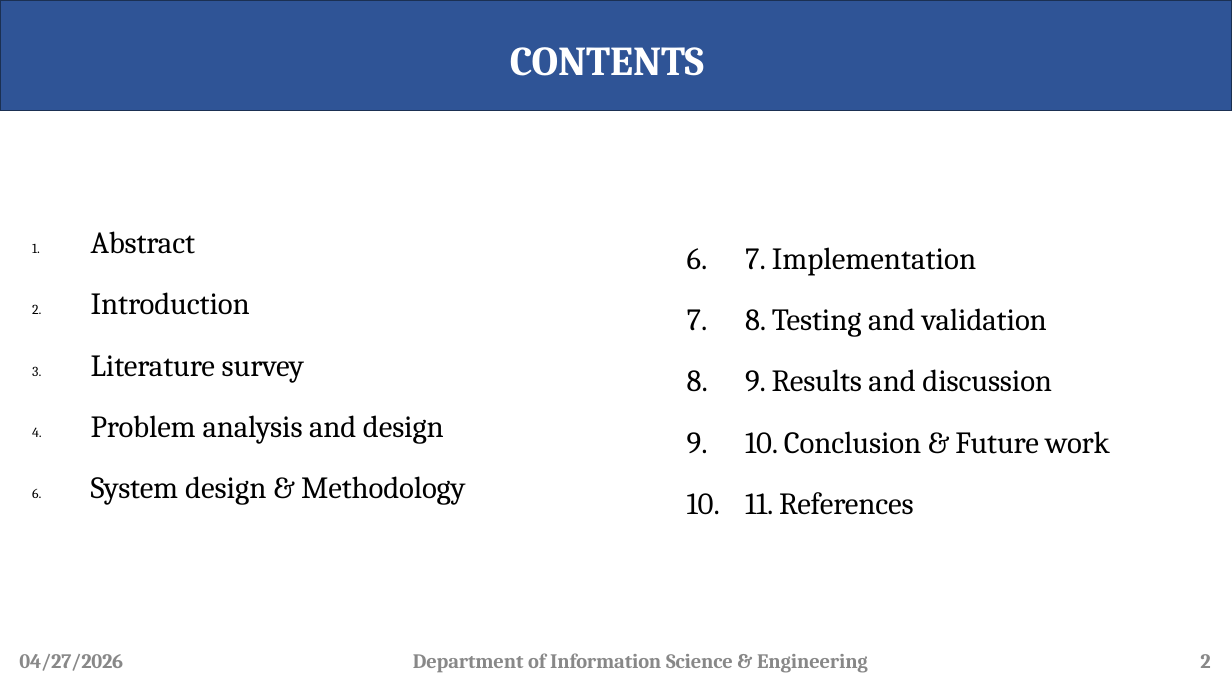
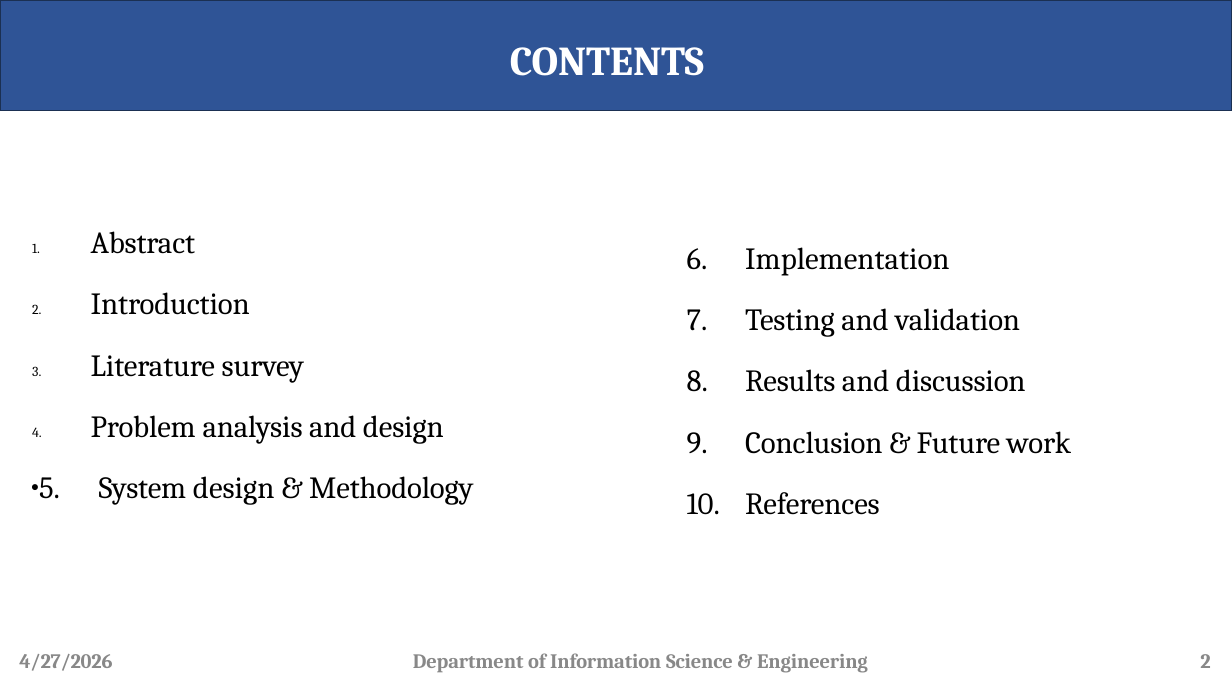
Before and after one commit to Dikshith-Manjunath/MAD-Lab, a slide deck: slide 2 of Mini project - II (22IS66).pptx. Drawn at 1232x693 pixels with LibreOffice and Linux fonts; fonts in the diff are those of the drawing; background and template pictures are left out. Boxes give left, top, right and bottom in pixels: in the first picture for what was removed or moved away, otherwise in the second. Text is boxed around its words. In the diff, an @@ line names an element or a change of style, - is before the commit and + after.

```diff
--- a/Mini project - II (22IS66).pptx
+++ b/Mini project - II (22IS66).pptx
@@ text at bbox=[745, 247, 1071, 515]: text changed @@
-6. 7. Implementation
-7. 8. Testing and validation
-8. 9. Results and discussion
-9. 10. Conclusion & Future work
-10. 11. References
+6. Implementation
+7. Testing and validation
+8. Results and discussion
+9. Conclusion & Future work
+10. References
@@ text at bbox=[39, 476, 473, 505]: text changed @@
-5. System design & Methodology
+● 5. System design & Methodology
@@ text at bbox=[19, 654, 112, 671]: text changed @@
-04/27/2026
+4/27/2026
```
Also in this commit, not shown: 16 other slides changed, 1 slide removed, 3 other files.
